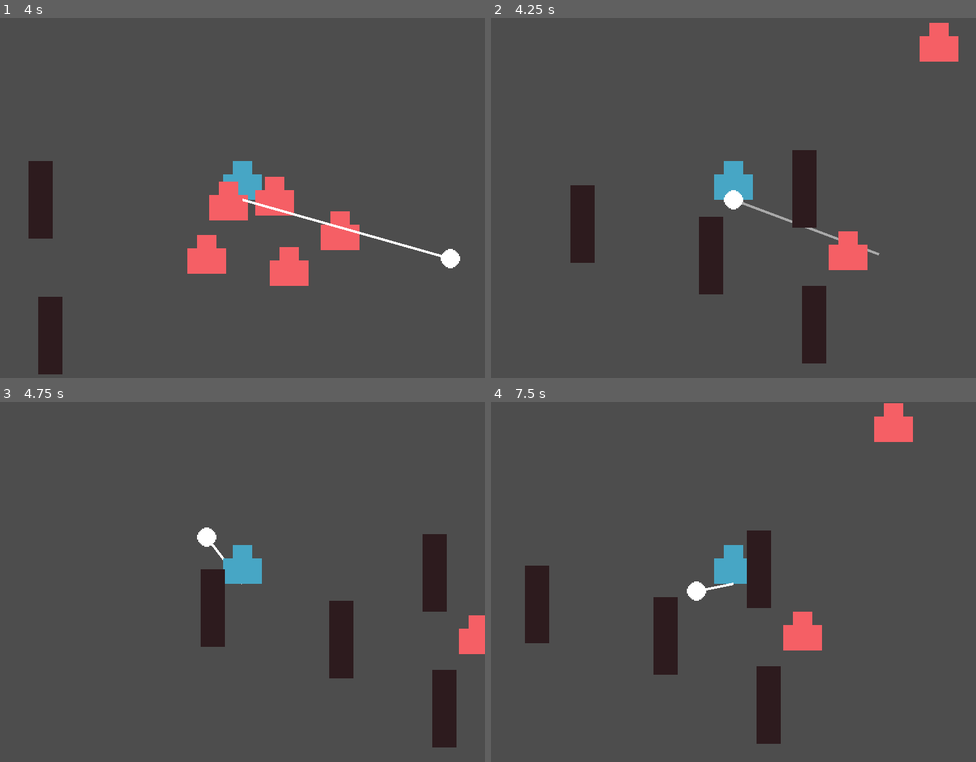
Above: before the commit, frames 1-4 (two rows, left to right).
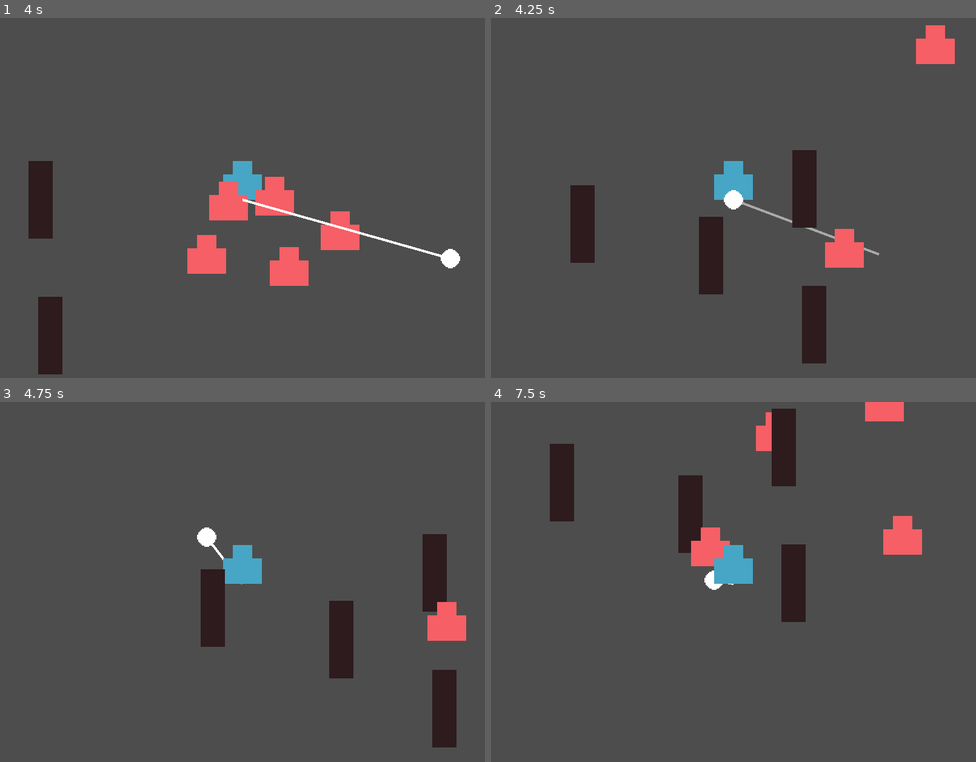
Above: after the commit, the same moments.

Repository: martindzejky/gmtk2025
Game: Godot game, scene res://main.tscn
The game is run twice, just before and just after one commit, with the same random seed, the same clock (stepped at 60 frames per second) and the same inputs.
Inputs (mouse positions are in pixels of both pictures, inside the frame that each line leads up to):
- Up to frame 1 (4 s): move the mouse to (349, 180) at 0.52 s; hold D (move_right) 0.53-1.28 s; click (349, 180) at 0.6 s; move the mouse to (145, 219) at 1.27 s; hold S (move_down) 1.28-2.03 s; click (145, 219) at 1.35 s; move the mouse to (291, 118) at 2.02 s; hold D (move_right) 2.03-2.78 s; click (291, 118) at 2.1 s; move the mouse to (218, 273) at 2.77 s; hold W (move_up) 2.78-3.53 s; click (218, 273) at 2.85 s; move the mouse to (388, 255) at 3.52 s; hold A (move_left) from 3.53 s (still down); click (388, 255) at 3.6 s
- Up to frame 2 (4.25 s): keep holding A (move_left); tap R (restart) at 4.15 s
- Up to frame 3 (4.75 s): keep holding A (move_left); move the mouse to (97, 528) at 4.27 s; click (97, 528) at 4.35 s
- Up to frame 4 (7.5 s): move the mouse to (757, 585) at 5.02 s; release A (move_left) at 5.03 s; hold S (move_down) 5.03-5.78 s; click (757, 585) at 5.1 s; move the mouse to (660, 492) at 5.77 s; hold D (move_right) 5.78-6.53 s; click (660, 492) at 5.85 s; move the mouse to (840, 564) at 6.52 s; hold W (move_up) 6.53-7.28 s; click (840, 564) at 6.6 s; move the mouse to (636, 603) at 7.27 s; hold D (move_right) from 7.28 s (still down); click (636, 603) at 7.35 s

Frame 1 is identical in both runs. In frame 2, 0.5% of the frame differs, in the area x 68-97%, y 1-71%; in frame 3, 1.1%; in frame 4, 12%, in the area x 7-89%, y 0-95%.
Error before the commit: Invalid access to property or key 'global_position' on a base object of type 'null instance'. (res://scripts/enemy.gd:11)

Commit message:
fix game globals
Signed-off-by: Martin Jakubik <martindzejky@gmail.com>

Diff:
--- a/autoload/game.gd
+++ b/autoload/game.gd
@@ -4,17 +4,9 @@
 var player: Player
 var hook: Hook
 
-func _ready():
-  set_globals()
-
-func set_globals():
-  player = get_tree().get_first_node_in_group('player')
-  hook = get_tree().get_first_node_in_group('hook')
-
 func _process(_delta):
   if Input.is_action_just_pressed('restart'):
     get_tree().reload_current_scene()
-    call_deferred('set_globals')
 
   if Input.is_action_just_pressed('exit'):
     get_tree().quit()
--- a/scripts/hook.gd
+++ b/scripts/hook.gd
@@ -22,6 +22,9 @@
 var starting_angle := 0.0
 var last_angle := 0.0
 var segments: Array[Segment] = [] # segments go from hook to player
+
+func _ready():
+  Game.hook = self
 
 func shoot_in_direction(new_target_direction: Vector2):
   if state != State.WITH_PLAYER:
--- a/scripts/player.gd
+++ b/scripts/player.gd
@@ -3,6 +3,9 @@
 
 var speed := 200.0
 
+func _ready():
+  Game.player = self
+
 func _physics_process(_delta):
   var input_vector = Input.get_vector('move_left', 'move_right', 'move_up', 'move_down')
   velocity = input_vector * speed
--- a/scripts/segment.gd
+++ b/scripts/segment.gd
@@ -24,6 +24,9 @@
 func is_last_segment():
   return index == hook.segments.size() - 1
 
+func get_previous_segment():
+  return hook.segments[index - 1]
+
 func get_next_segment():
   return hook.segments[index + 1]
 
